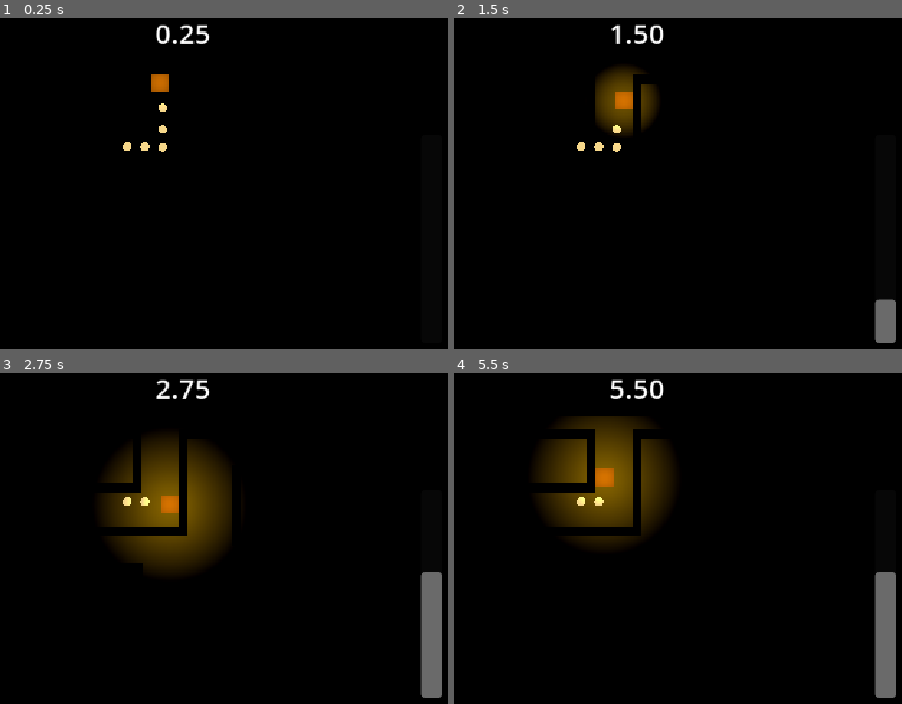
Above: before the commit, frames 1-4 (two rows, left to right).
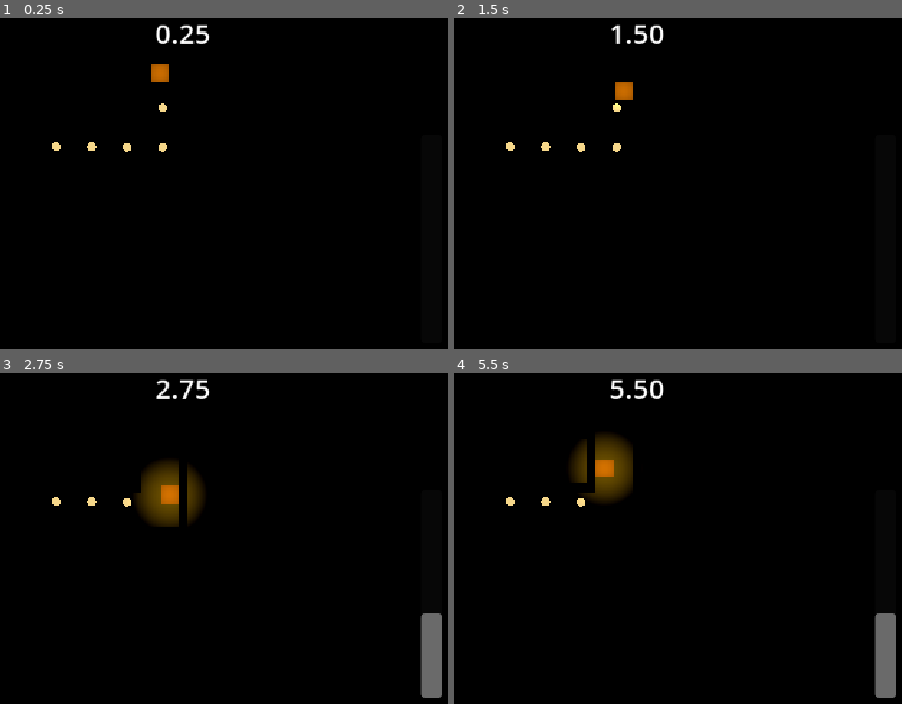
Above: after the commit, the same moments.

Repository: danijmoss/LightMaze
Game: Godot game, scene res://Scenes/main.tscn
The game is run twice, just before and just after one commit, with the same random seed, the same clock (stepped at 60 frames per second) and the same inputs.
Inputs:
- Up to frame 1 (0.25 s): no input
- Up to frame 2 (1.5 s): hold Right (ui_right) 0.53-1.28 s; hold Down (ui_down) from 1.28 s (still down)
- Up to frame 3 (2.75 s): release Down (ui_down) at 2.03 s; hold Right (ui_right) from 2.03 s (still down)
- Up to frame 4 (5.5 s): release Right (ui_right) at 2.78 s; hold Up (ui_up) 2.78-3.53 s; hold Left (ui_left) 3.53-5.03 s; hold Down (ui_down) from 5.03 s (still down)

The runs differ from the first frame. In frame 1, 0.4% of the frame differs, in the area x 11-38%, y 13-41%; in frame 2, 2.7%; in frame 3, 8.4%, in the area x 11-99%, y 19-74%; in frame 4, 7.8%.

Commit message:
Added maze reveal flash

Diff:
--- a/Scenes/main.tscn
+++ b/Scenes/main.tscn
@@ -33,7 +33,7 @@
 metadata/_edit_lock_ = true
 
 [node name="Player" parent="." unique_id=2141546462 instance=ExtResource("1_jjgbg")]
-transform = Transform3D(1, 0, 0, 0, 1, 0, 0, 0, 1, -1.2978935, 1, -8.801184)
+transform = Transform3D(1, 0, 0, 0, 1, 0, 0, 0, 1, -1.2978935, 1, -9.347127)
 script = ExtResource("2_bo1nx")
 
 [node name="Camera3D" type="Camera3D" parent="." unique_id=1916447182]
@@ -312,16 +312,16 @@
 transform = Transform3D(1, 0, 0, 0, 1, 0, 0, 0, 1, -1.145, 1, -7.389229)
 
 [node name="Sparkle2" parent="." unique_id=43780060 instance=ExtResource("5_kry3j")]
-transform = Transform3D(1, 0, 0, 0, 1, 0, 0, 0, 1, -1.145, 1, -6.1700478)
+transform = Transform3D(1, 0, 0, 0, 1, 0, 0, 0, 1, -1.145, 1, -5.1700478)
 
 [node name="Sparkle3" parent="." unique_id=959461721 instance=ExtResource("5_kry3j")]
-transform = Transform3D(1, 0, 0, 0, 1, 0, 0, 0, 1, -1.145, 1, -5.1700478)
+transform = Transform3D(1, 0, 0, 0, 1, 0, 0, 0, 1, -3.145, 1, -5.1700478)
 
 [node name="Sparkle4" parent="." unique_id=1420016950 instance=ExtResource("5_kry3j")]
-transform = Transform3D(1, 0, 0, 0, 1, 0, 0, 0, 1, -2.145, 1, -5.2045045)
+transform = Transform3D(1, 0, 0, 0, 1, 0, 0, 0, 1, -5.145, 1, -5.2045045)
 
 [node name="Sparkle5" parent="." unique_id=1828559031 instance=ExtResource("5_kry3j")]
-transform = Transform3D(1, 0, 0, 0, 1, 0, 0, 0, 1, -3.145, 1, -5.2045045)
+transform = Transform3D(1, 0, 0, 0, 1, 0, 0, 0, 1, -7.1450005, 1, -5.2045045)
 
 [node name="WorldEnvironment" type="WorldEnvironment" parent="." unique_id=832905336]
 environment = SubResource("Environment_xwulq")
--- a/Scripts/main.gd
+++ b/Scripts/main.gd
@@ -11,6 +11,12 @@
 @onready var timer_label = $HUD/TimerLabel
 @onready var result_label = $HUD/ResultPanel/ResultLabel
 @onready var result_panel = $HUD/ResultPanel
+
+# Glow Gauge
+@onready var glow_gauge = $HUD/GlowGauge
+
+# Sun / Light Reference
+@onready var sun = $DirectionalLight3D
 
 
 # Called when the node enters the scene tree for the first time.
@@ -53,11 +59,23 @@
 	else:
 		best_label.text = "Best: %.2f" % best_time
 
+# Yes button pressed in menu
 func _on_yes_button_pressed() -> void:
 	get_tree().reload_current_scene()
 
+# No button pressed in menu
 func _on_no_button_pressed() -> void:
 	get_tree().quit()
 
+# Increase glow gauge when picking up sparkles
 func _on_sparkles_collected(count):
-	$HUD/GlowGauge.value = count
+	glow_gauge.value = count # set gauge value
+	if count >= glow_gauge.max_value:
+		reveal_maze()
+
+# Reveal the maze with a camera flash
+func reveal_maze():
+	var tween := create_tween()
+	tween.tween_property(sun, "light_energy", 1.5, 0.1) # the flash
+	tween.tween_interval(2.0) # maze lit for 3 secs
+	tween.tween_property(sun, "light_energy", 0.0, 2.0) # slow fade to black
--- a/Scripts/player.gd
+++ b/Scripts/player.gd
@@ -8,7 +8,7 @@
 
 func collect_sparkle():
 	sparkles += 1
-	glow.omni_range += 1.0
+	glow.omni_range += 0.5
 	sparkles_collected.emit(sparkles)
 
 
